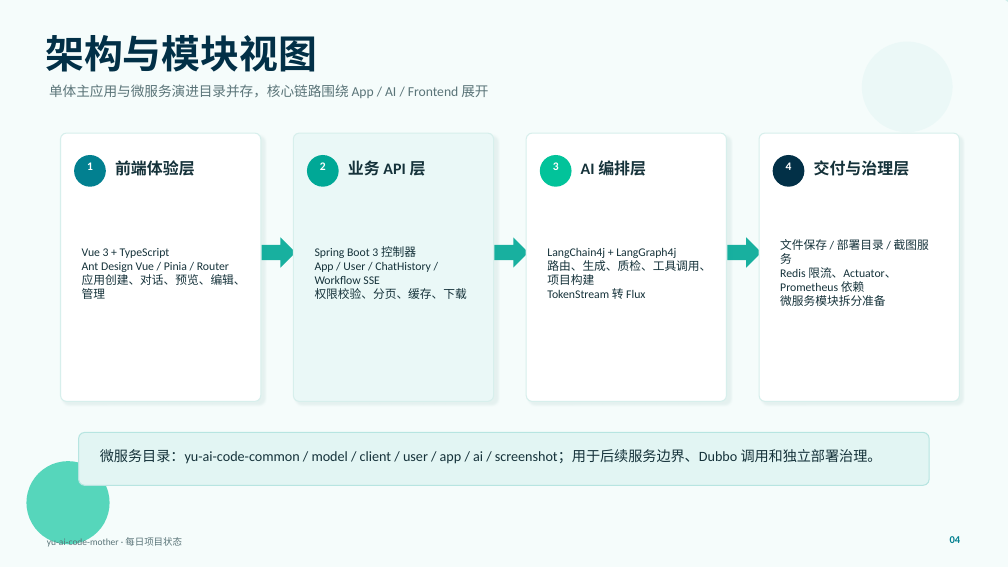
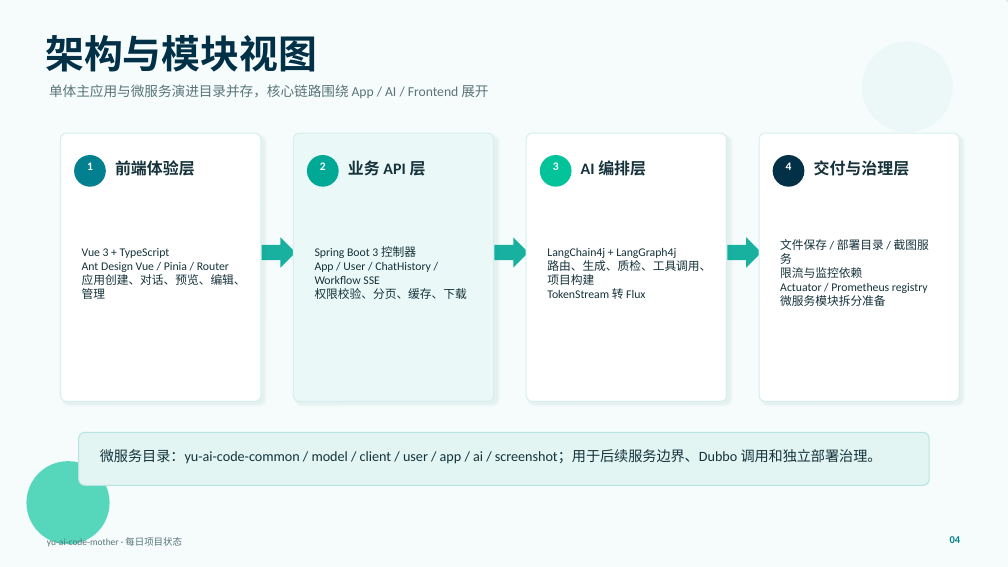
Before and after one commit to liyupi/yu-ai-code-mother, a slide deck: slide 4 of docs/reports/project-status-2026-06-22.pptx. Drawn at 1008x567 pixels with LibreOffice and Linux fonts; fonts in the diff are those of the drawing. Boxes give left, top, right and bottom in pixels: in the first picture for what was removed or moved away, otherwise in the second. Text is boxed around its words. In the diff, an @@ line names an element or a change of style, - is before the commit and + after.

```diff
--- a/docs/reports/project-status-2026-06-22.pptx
+++ b/docs/reports/project-status-2026-06-22.pptx
@@ text at (780, 267, 928, 293): text changed @@
-Redis 限流、Actuator、Prometheus 依赖
+限流与监控依赖
+Actuator / Prometheus registry
```
Also in this commit, not shown: 1 other slide changed.
